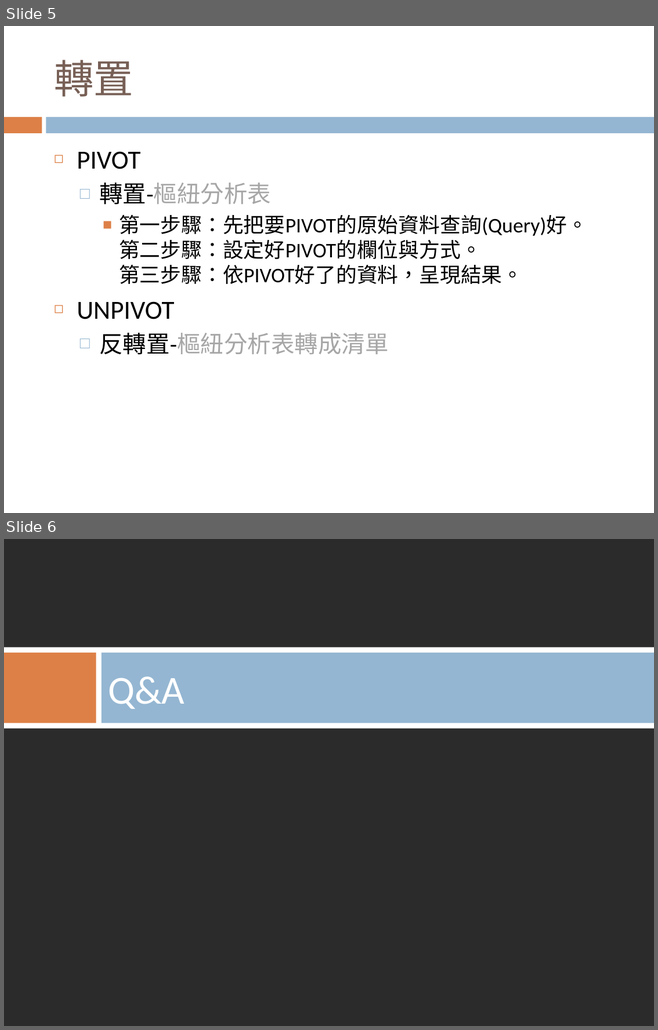
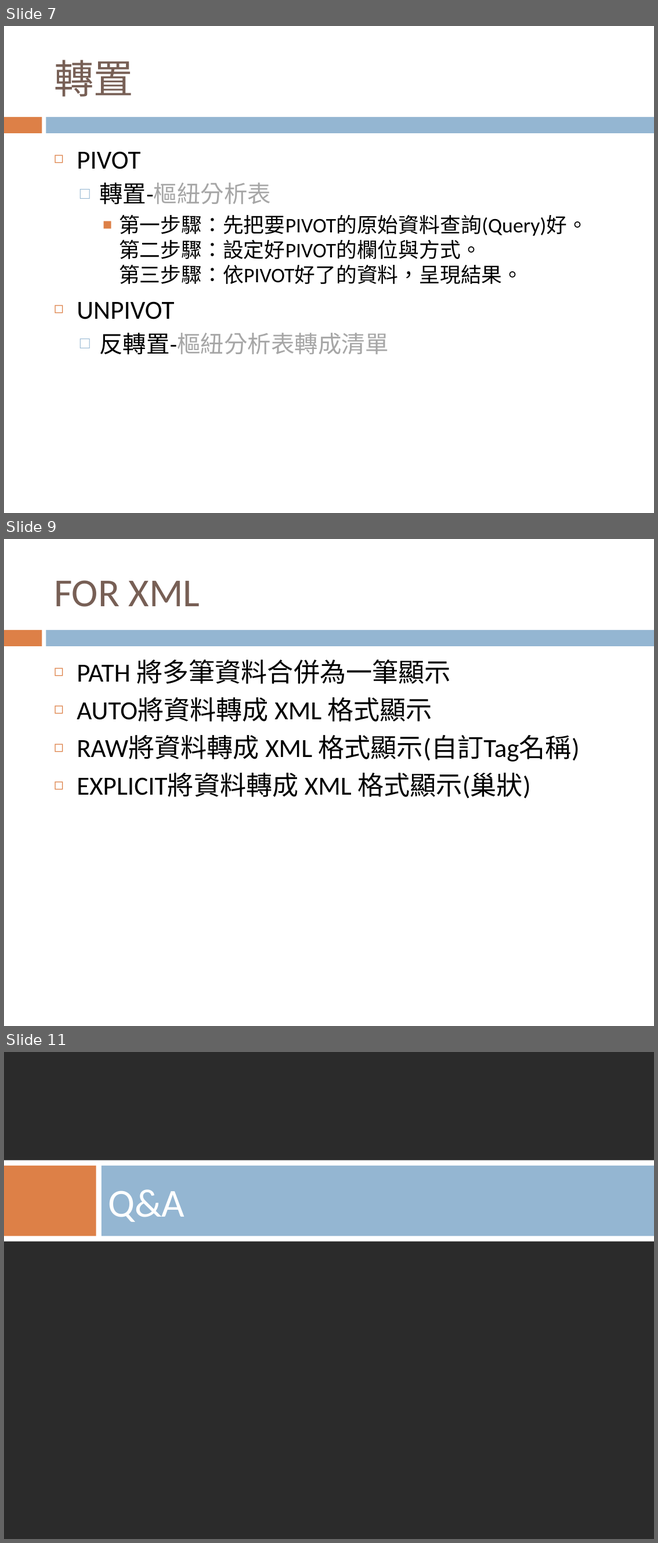
Before and after one commit to Glenn-Cowell/Practice, a slide deck: 20140704-Glenn-TSQL 函式介紹/TSQL 教學.pptx. Shown one above the other, each under a label of ours: slides 5 and 6 before the commit, slides 7, 9 and 11 after it; the slides between them are not shown. The pictures are 658x1030 and 658x1543 pixels, drawn with LibreOffice and Linux fonts; fonts in the diff are those of the drawing; background and template pictures are left out; a plain dark background stands for a picture behind light text. Boxes give left, top, right and bottom in pixels: in the first picture for what was removed or moved away, otherwise in the second. Text is boxed around its words. In the diff, an @@ line names an element or a change of style, - is before the commit and + after.

```diff
--- a/20140704-Glenn-TSQL 函式介紹/TSQL 教學.pptx
+++ b/20140704-Glenn-TSQL 函式介紹/TSQL 教學.pptx
@@ slide 9 added at (4,539,654,1026), background #FFFFFF; not listed: 2 template elements that a slide beside it also shows @@
@@ title added at (54,580,200,607), 44 pt, text #775F55 @@
+FOR XML
@@ text added at (76,660,579,798), 29 pt, text #000000 @@
+◻ PATH 將多筆資料合併為一筆顯示
+◻ AUTO將資料轉成 XML 格式顯示
+◻ RAW將資料轉成 XML 格式顯示(自訂Tag名稱)
+◻ EXPLICIT將資料轉成 XML 格式顯示(巢狀)
@@ what was slide 5 is now slide 7 @@
@@ what was slide 6 is now slide 11 @@
```
Also in this commit, not shown: 1 slide changed, 4 other slides added, 1 other file.
